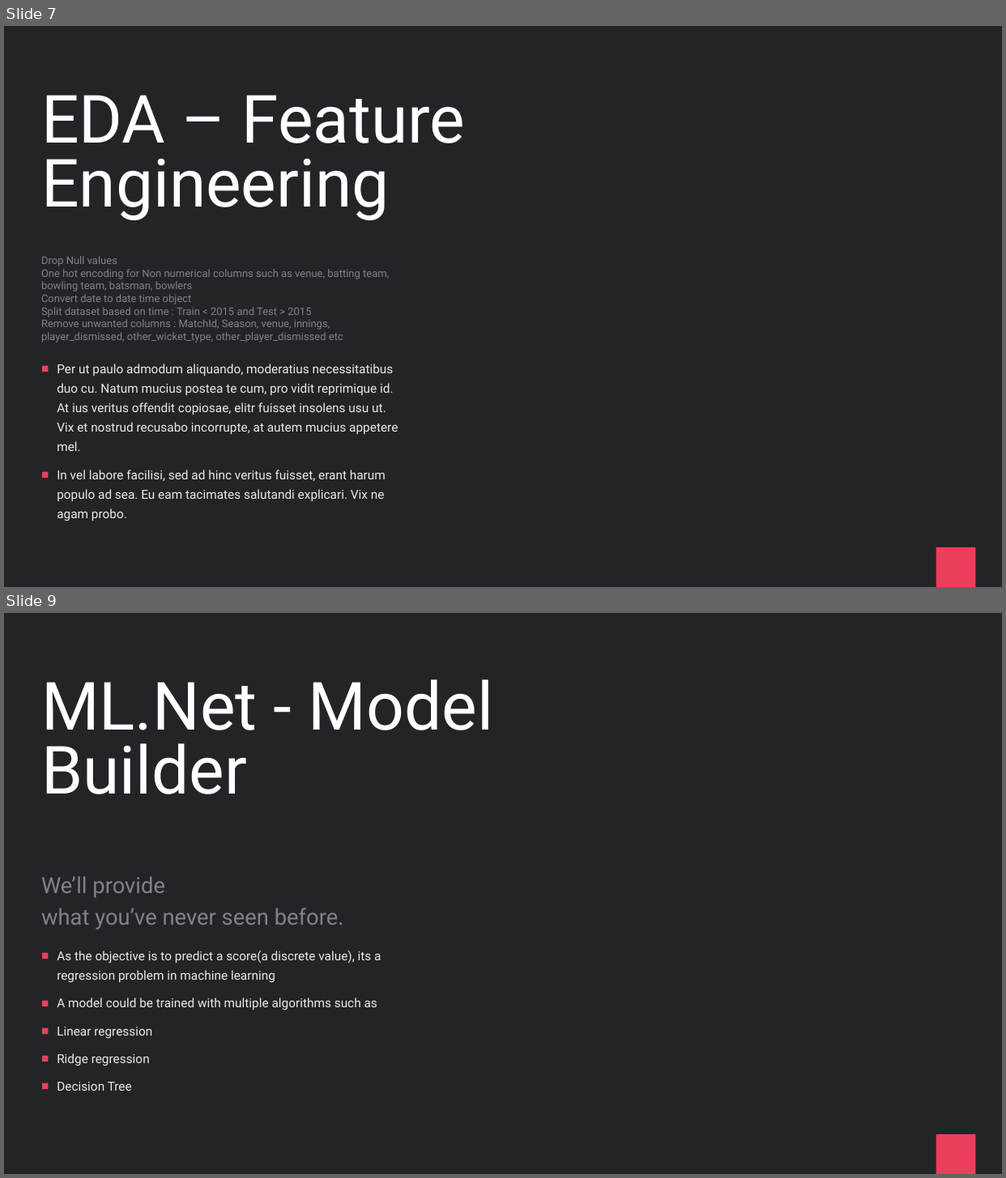
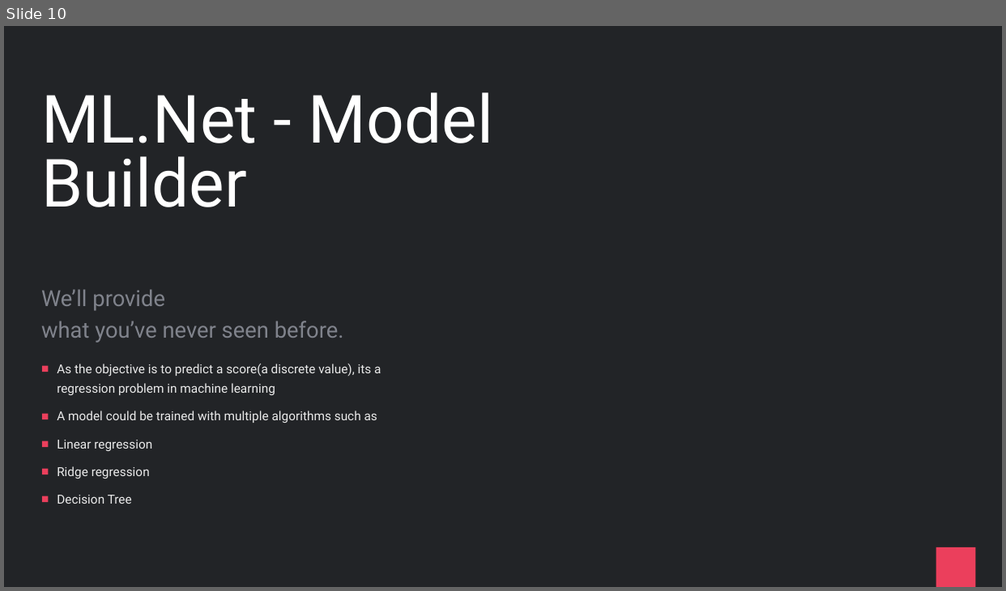
Before and after one commit to praveenraghuvanshi/tech-sessions, a slide deck: 16062021-Global-AI-Community-2021/cricket-analytics.pptx. Shown one above the other, each under a label of ours: slides 7 and 9 before the commit, slide 10 after it; the slides between them are not shown. The pictures are 1006x1178 and 1006x591 pixels, drawn with LibreOffice and Linux fonts; fonts in the diff are those of the drawing. Boxes give left, top, right and bottom in pixels: in the first picture for what was removed or moved away, otherwise in the second. Text is boxed around its words. In the diff, an @@ line names an element or a change of style, - is before the commit and + after.

```diff
--- a/16062021-Global-AI-Community-2021/cricket-analytics.pptx
+++ b/16062021-Global-AI-Community-2021/cricket-analytics.pptx
@@ slide 7 removed at (x1=4, y1=26, x2=1002, y2=587), background #222427; not listed: 1 template element that a slide beside it also shows @@
@@ title removed at (x1=41, y1=95, x2=465, y2=220) @@
-EDA – Feature Engineering
@@ text removed at (x1=41, y1=256, x2=389, y2=343) @@
-Drop Null values
-One hot encoding for Non numerical columns such as venue, batting team, bowling team, batsman, bowlers
-Convert date to date time object
-Split dataset based on time : Train < 2015 and Test > 2015
-Remove unwanted columns : MatchId, Season, venue, innings, player_dismissed, other_wicket_type, other_player_dismissed etc
@@ text removed at (x1=57, y1=364, x2=398, y2=521) @@
-■ Per ut paulo admodum aliquando, moderatius necessitatibus duo cu. Natum mucius postea te cum, pro vidit reprimique id. At ius veritus offendit copiosae, elitr fuisset insolens usu ut. Vix et nostrud recusabo incorrupte, at autem mucius appetere mel.
-■ In vel labore facilisi, sed ad hinc veritus fuisset, erant harum populo ad sea. Eu eam tacimates salutandi explicari. Vix ne agam probo.
@@ what was slide 9 is now slide 10 @@
```
Also in this commit, not shown: 5 slides changed, 3 slides added, 1 other slide removed, 10 other files.
